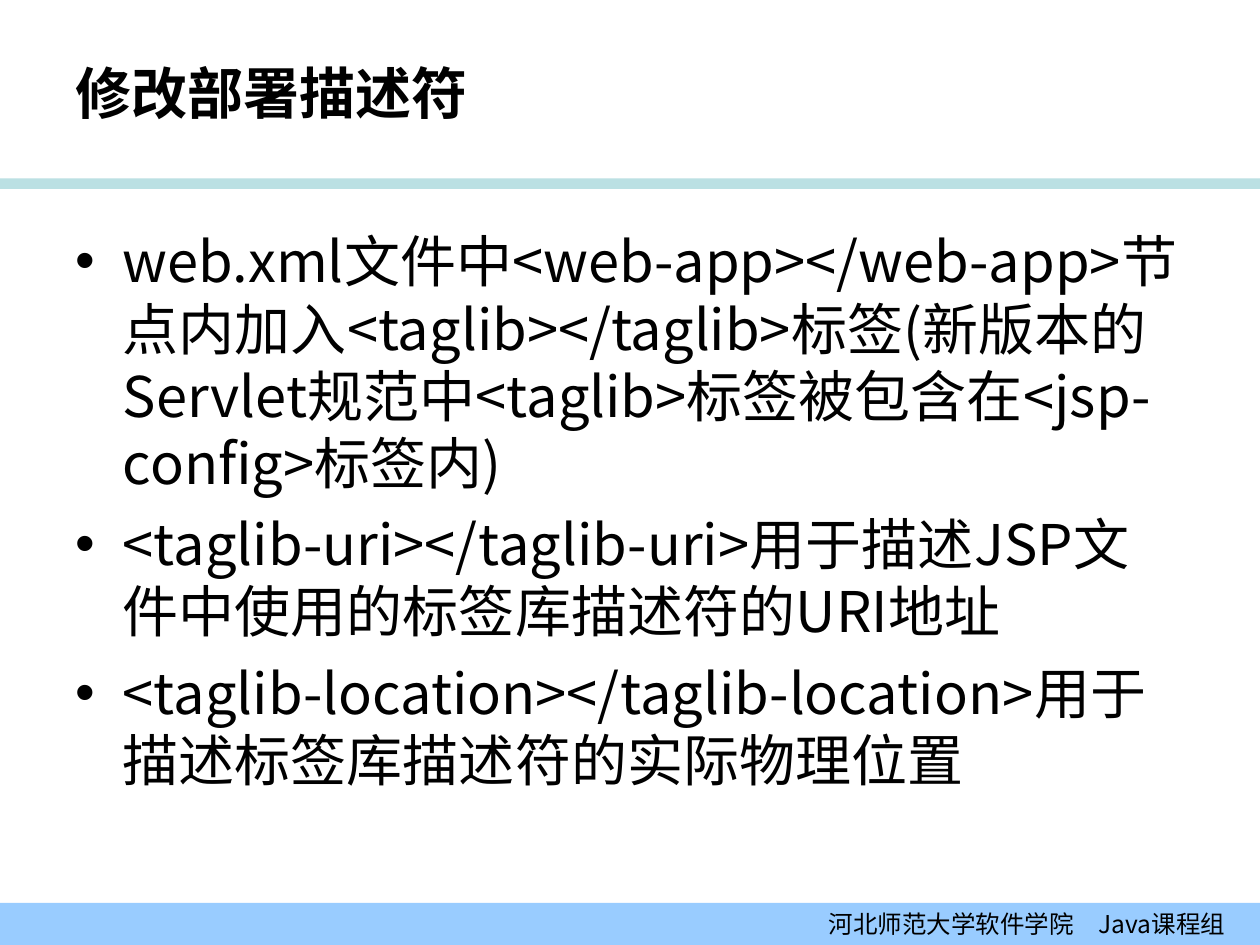
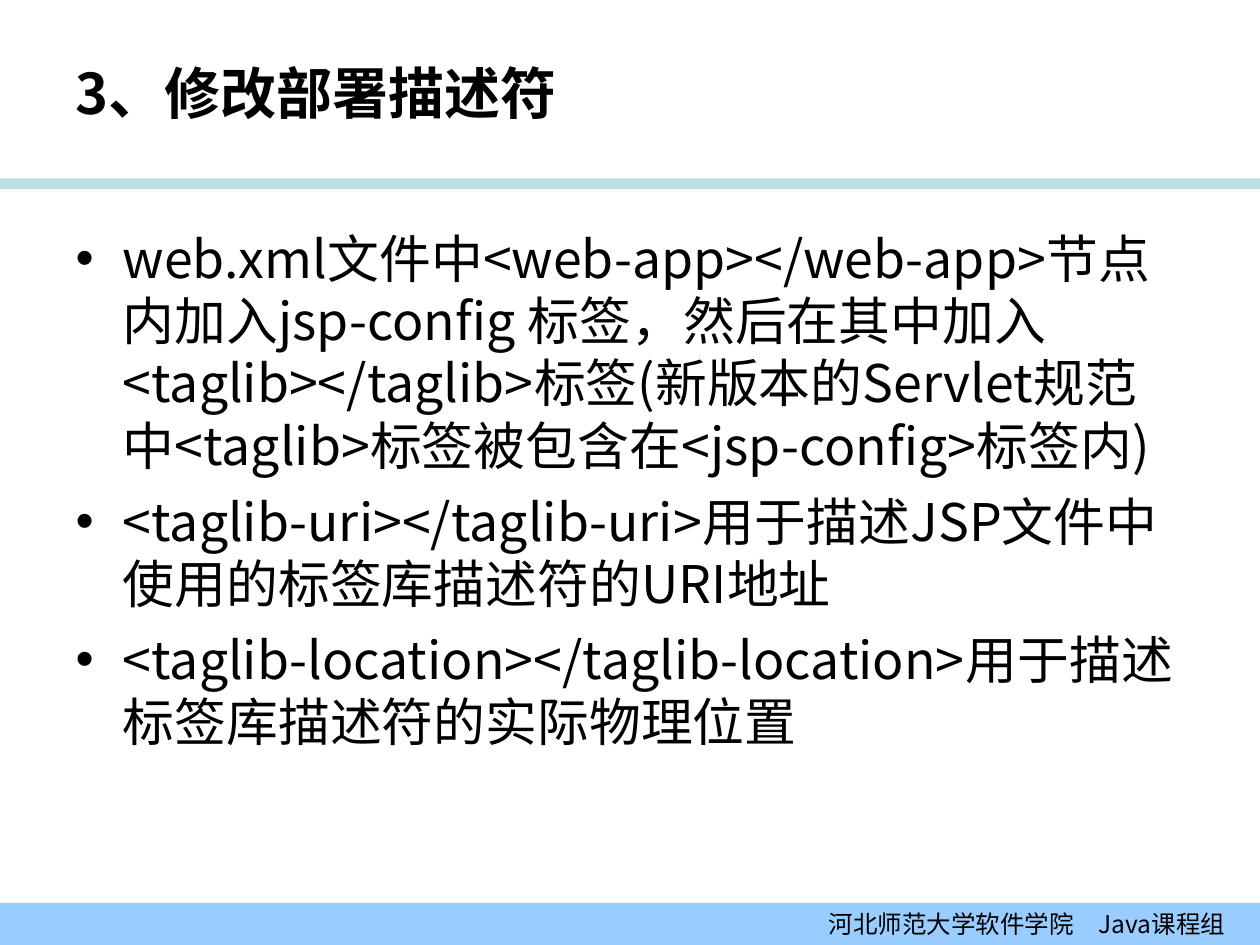
Before and after one commit to edu2act/course-JavaEE, a slide deck: slide 26 of 课程PPT/04-02_表达式语言（EL）.ppt. Drawn at 1260x945 pixels with LibreOffice and Linux fonts; fonts in the diff are those of the drawing; background and template pictures are left out. Boxes give left, top, right and bottom in pixels: in the first picture for what was removed or moved away, otherwise in the second. Text is boxed around its words. In the diff, an @@ line names an element or a change of style, - is before the commit and + after.

```diff
--- a/课程PPT/04-02_表达式语言（EL）.ppt
+++ b/课程PPT/04-02_表达式语言（EL）.ppt
@@ title at (x1=76, y1=66, x2=557, y2=119): text changed @@
-修改部署描述符
+3、修改部署描述符
@@ text at (x1=123, y1=234, x2=1150, y2=478): text changed; size 32 to 29.6 pt @@
-• web.xml文件中<web-app></web-app>节点内加入<taglib></taglib>标签(新版本的Servlet规范中<taglib>标签被包含在<jsp-config>标签内)
+• web.xml文件中<web-app></web-app>节点内加入jsp-config 标签，然后在其中加入<taglib></taglib>标签(新版本的Servlet规范中<taglib>标签被包含在<jsp-config>标签内)
@@ text at (x1=123, y1=497, x2=1173, y2=745): size 32 to 29.6 pt in "<taglib-uri></taglib-uri>用于描述JSP文件中使用的标签库描述符的URI地址", "<taglib-location></taglib-location>用于描述标签库描述符的实际物理位置" @@
```
Also in this commit, not shown: 15 other slides changed, 2 slides added, 2 slides removed, 23 other files.
